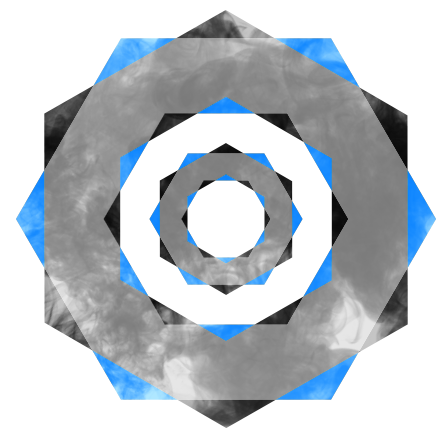
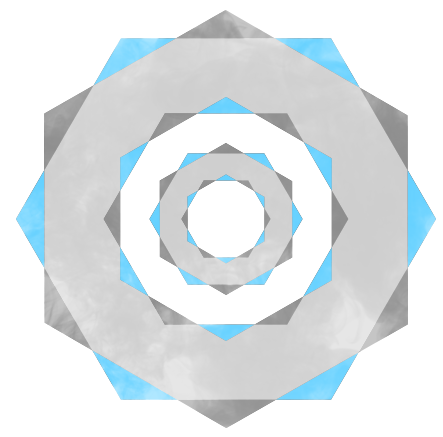
Revision of a layered 443 x 437 image; what changed, layer by layer:
added layer "Layer 2 copy 2" (overlay) above "Layer 2 copy" over [16, 10, 436, 428]
hid "Layer 2 copy", blend color burn → screen over [16, 10, 436, 428]
